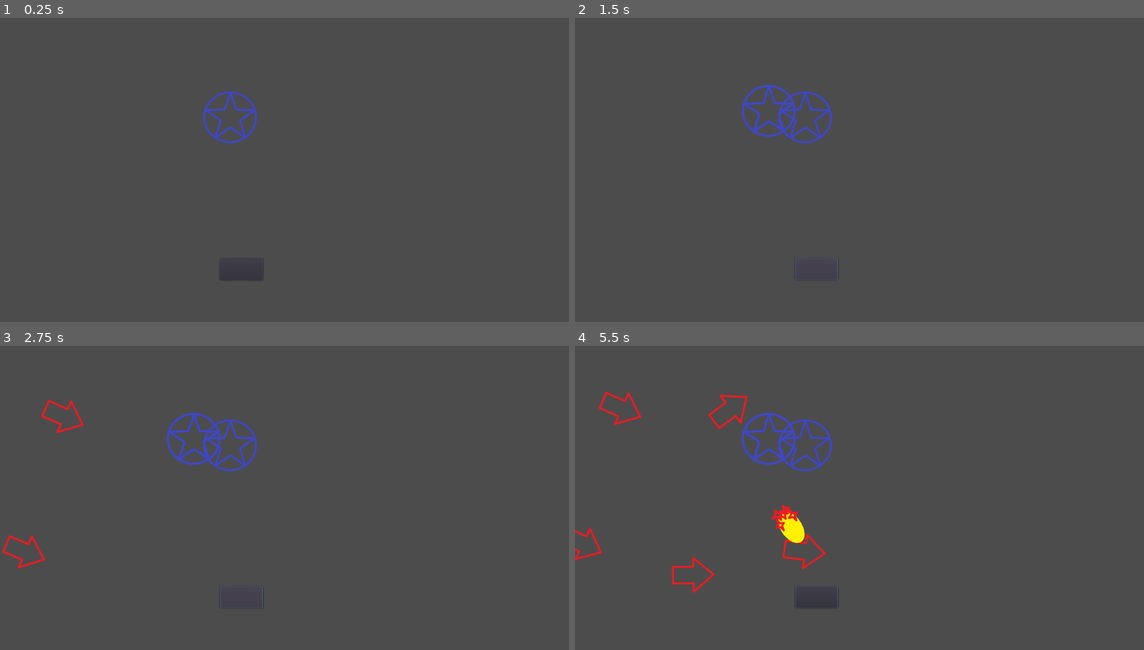
Above: before the commit, frames 1-4 (two rows, left to right).
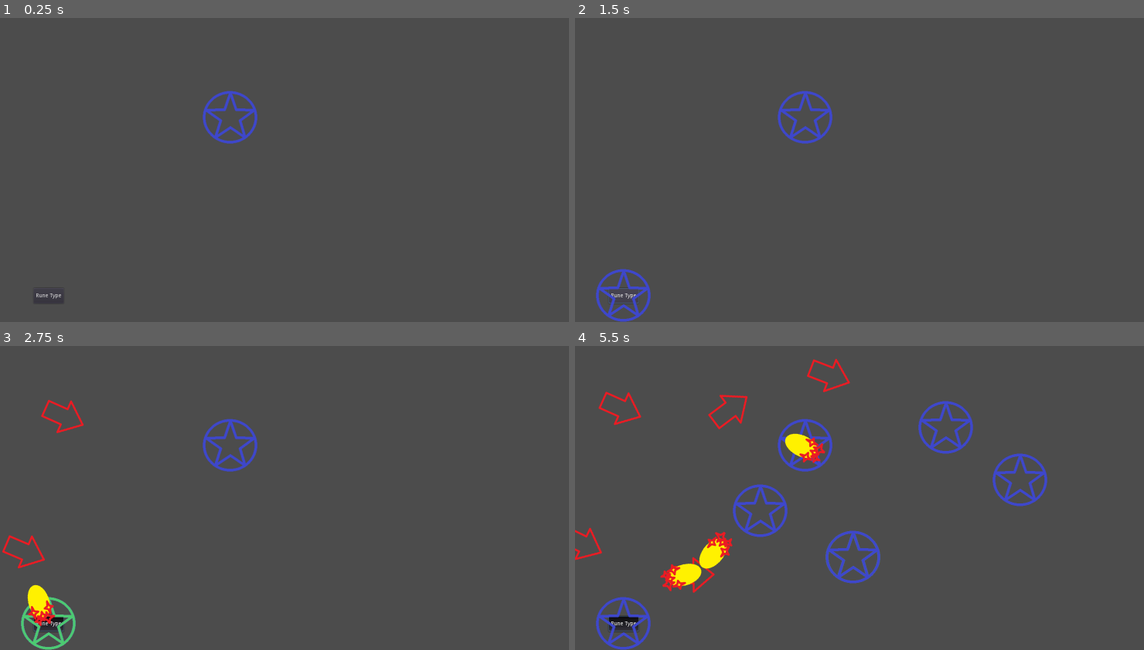
Above: after the commit, the same moments.

Repository: Bronsky91/WS2-Godot
Game: Godot game, scene res://scenes/Game.tscn
Same seed, same stepped clock (60 frames per second), same inputs: the game is played once before the commit and once after it.
Inputs (mouse positions are in pixels of both pictures, inside the frame that each line leads up to; where the layout moved, square brackets give the same spot in the first picture):
- Up to frame 1 (0.25 s): no input
- Up to frame 2 (1.5 s): click (626, 294) [813, 270] at 0.5 s; click (626, 294) [813, 270] at 1.25 s
- Up to frame 3 (2.75 s): click (51, 622) [238, 598] at 2 s
- Up to frame 4 (5.5 s): move the mouse to (1018, 479) at 2.77 s; click (1018, 479) at 2.92 s; move the mouse to (762, 510) at 3.52 s; click (762, 510) at 3.67 s; move the mouse to (944, 428) at 4.27 s; click (944, 428) at 4.42 s; move the mouse to (853, 558) at 5.02 s; click (853, 558) at 5.17 s

The runs differ from the first frame. In frame 1, 0.3% of the frame differs, in the area x 6-46%, y 23-93%; in frame 2, 1.3%; in frame 3, 1.8%; in frame 4, 5.7%, in the area x 3-84%, y 4-100%.

Commit message:
Adds new rune button
when the new rune button is toggled you can place additional runes using the green placeholder
but when going to un toggle the button it places one last rune

Diff:
--- a/scenes/Game.tscn
+++ b/scenes/Game.tscn
@@ -19,7 +19,7 @@
 "points": PoolVector2Array( 0, 0, 0, 0, -141.443, 409.239, -250.421, -82.697, 100.168, 37.2719, 171.989, 583.671, 0, 0, …(194 unchanged characters)…
 }
 
-[node name="Game" type="Node" index="0"]
+[node name="Game" type="Node"]
 
 script = ExtResource( 1 )
 number_of_waves = 4
@@ -49,9 +49,11 @@
 one_shot = false
 autostart = true
 
-[node name="New Rune" parent="." index="4" instance=ExtResource( 4 )]
+[node name="NewRune" parent="." index="4" instance=ExtResource( 4 )]
 
-position = Vector2( 569.33, 634.887 )
-scale = Vector2( 1.21755, 1.04766 )
+margin_left = 87.0
+margin_top = 712.0
+margin_right = 87.0
+margin_bottom = 712.0
 
 [connection signal="timeout" from="Timer" to="." method="_on_Timer_timeout"]
--- a/scenes/P-Enemy.tscn
+++ b/scenes/P-Enemy.tscn
@@ -9,7 +9,7 @@
 radius = 10.0
 height = 20.0
 
-[node name="P-Enemy" type="RigidBody2D" index="0"]
+[node name="P-Enemy" type="RigidBody2D"]
 
 input_pickable = false
 collision_layer = 1
--- a/scenes/RuneButton.tscn
+++ b/scenes/RuneButton.tscn
@@ -1,9 +1,22 @@
 [gd_scene load_steps=3 format=2]
 
 [ext_resource path="res://scripts/RuneButton.gd" type="Script" id=1]
-[ext_resource path="res://scenes/Rune.tscn" type="PackedScene" id=2]
+[ext_resource path="res://scenes/RunePlaceholder.tscn" type="PackedScene" id=2]
 
-[node name="New Rune" type="Node2D" index="0"]
+[node name="NewRune" type="Control"]
+
+anchor_left = 0.0
+anchor_top = 0.0
+anchor_right = 0.0
+anchor_bottom = 0.0
+rect_pivot_offset = Vector2( 0, 0 )
+rect_clip_content = false
+mouse_filter = 0
+mouse_default_cursor_shape = 0
+size_flags_horizontal = 1
+size_flags_vertical = 1
+script = ExtResource( 1 )
+rune_placeholder = ExtResource( 2 )
 
 [node name="RuneButton" type="Button" parent="." index="0"]
 
@@ -11,8 +24,8 @@
 anchor_top = 0.0
 anchor_right = 0.0
 anchor_bottom = 0.0
-margin_right = 91.0
-margin_bottom = 54.0
+margin_right = 48.0
+margin_bottom = 40.0
 rect_pivot_offset = Vector2( 0, 0 )
 rect_clip_content = false
 focus_mode = 2
@@ -26,8 +39,4 @@
 group = null
 flat = false
 align = 1
-script = ExtResource( 1 )
 _sections_unfolded = [ "Mouse" ]
-rune = ExtResource( 2 )
-
-[connection signal="pressed" from="RuneButton" to="RuneButton" method="_on_RuneButton_pressed"]
--- /dev/null
+++ b/scenes/RunePlaceholder.tscn
@@ -0,0 +1,15 @@
+[gd_scene load_steps=4 format=2]
+
+[ext_resource path="res://scripts/RunePlaceholder.gd" type="Script" id=1]
+[ext_resource path="res://scenes/Rune.tscn" type="PackedScene" id=2]
+[ext_resource path="res://assets/rune_placeholder.png" type="Texture" id=3]
+
+[node name="RunePlaceholder" type="Node2D" index="0"]
+
+script = ExtResource( 1 )
+rune = ExtResource( 2 )
+
+[node name="Sprite" type="Sprite" parent="." index="0"]
+
+texture = ExtResource( 3 )
+_sections_unfolded = [ "Material", "Visibility" ]
--- a/scripts/RuneButton.gd
+++ b/scripts/RuneButton.gd
@@ -1,17 +1,25 @@
-extends Button
+extends Control
 
-export(PackedScene) var rune
+export(PackedScene) var rune_placeholder
 
+onready var rune_button = $RuneButton
+
+var new_rune
 var rune_type # How to know what rune this button places
 var rune_count # Holds total runes on map, use to limit runes in general
 var mana # References current mana
 
 func _ready():
-	pass
+	# TODO: Set type of rune dynamically from player character choice and tomes
+	rune_button.set_text('Rune Type')
+	rune_button.set_toggle_mode(true)
+	rune_button.connect("toggled", self, "_on_toggled")
 
 
-func _on_RuneButton_pressed():
-	# TODO: Create conditions with declared variables above
-	var new_rune = rune.instance()
-	# Unsure of how position should be set still
-	get_tree().get_root().add_child(new_rune)
+func _on_toggled(button_pressed):
+	if(button_pressed):
+		# TODO: Create conditions with declared variables above
+		new_rune = rune_placeholder.instance()
+		get_tree().get_root().add_child(new_rune)
+	else:
+		new_rune.queue_free()
--- a/scripts/RuneOption.gd
+++ /dev/null
@@ -1,3 +0,0 @@
-extends PopupMenu
-
-export (PackedScene) var rune
--- /dev/null
+++ b/scripts/RunePlaceholder.gd
@@ -0,0 +1,17 @@
+extends Node2D
+
+export(PackedScene) var rune
+onready var placeholder = $Sprite
+
+var Mouse_Position
+
+func _process(delta):
+	Mouse_Position = get_local_mouse_position()
+	position += Mouse_Position
+
+
+func _input(event):
+	if event.is_pressed() and event.button_index == BUTTON_LEFT:
+		var new_rune = rune.instance()
+		new_rune.position = get_global_mouse_position()
+		get_tree().get_root().add_child(new_rune)
Binary file changed: assets/rune.png
Binary file added: assets/rune_placeholder.png
Not shown, added: assets/rune_placeholder.png.import
